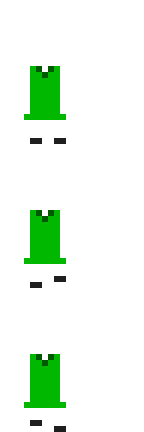
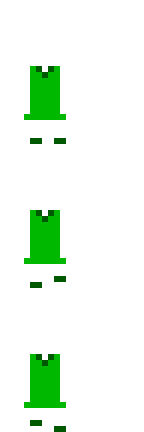
Two versions of the same layered image (144×432). Layer-by-layer changes:
painted on "Background" over (x1=30, y1=138, x2=66, y2=432)
